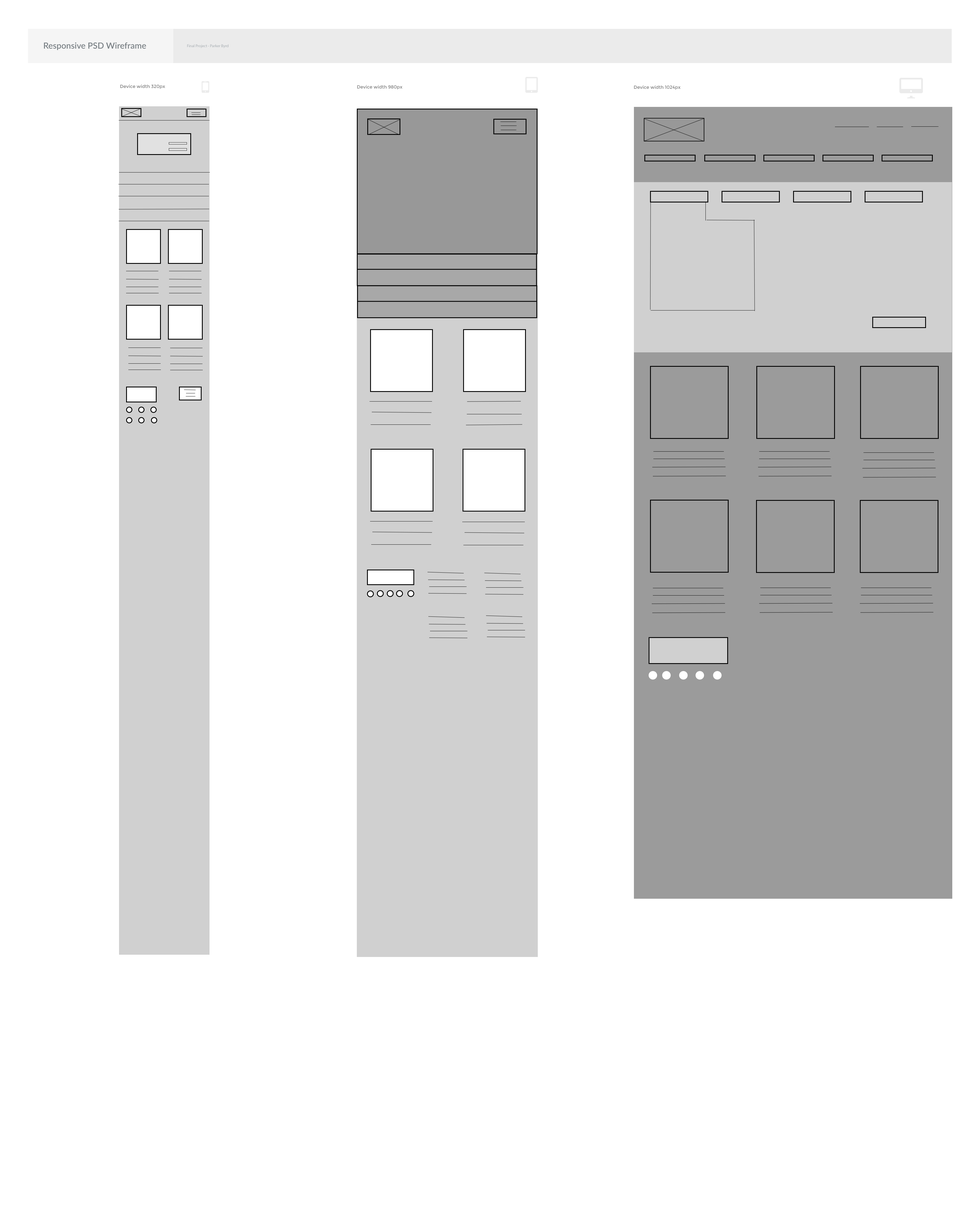
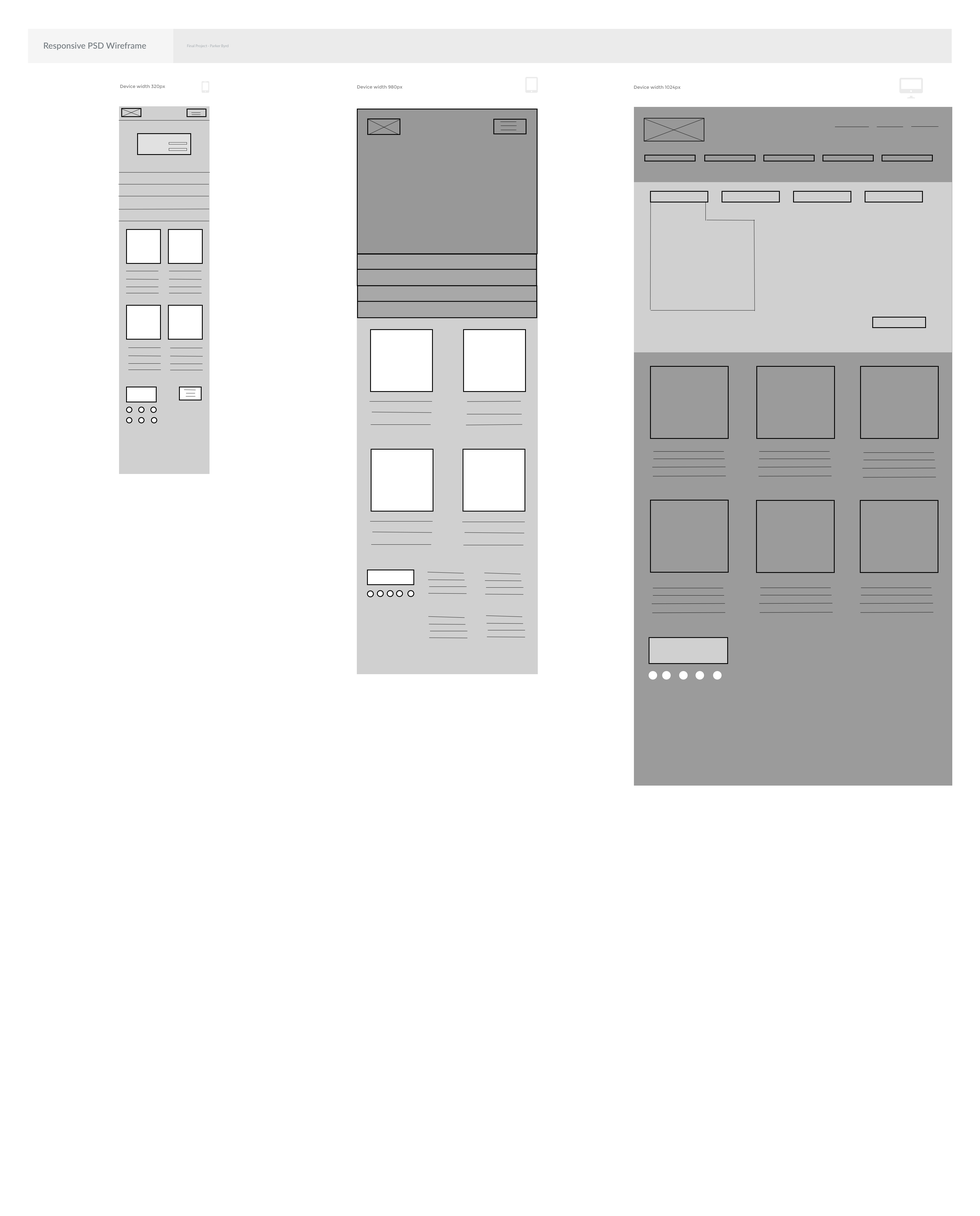
Layered file, before and after one edit (w=980, h=1216). Changes by layer:
painted on "Background" (1st of 4, in "1024px") over 633, 785, 953, 899
painted on "Background" (2nd of 4, in "640px") over 356, 674, 538, 957
painted on "Background" (3rd of 4, in "320px") over 119, 473, 210, 955
